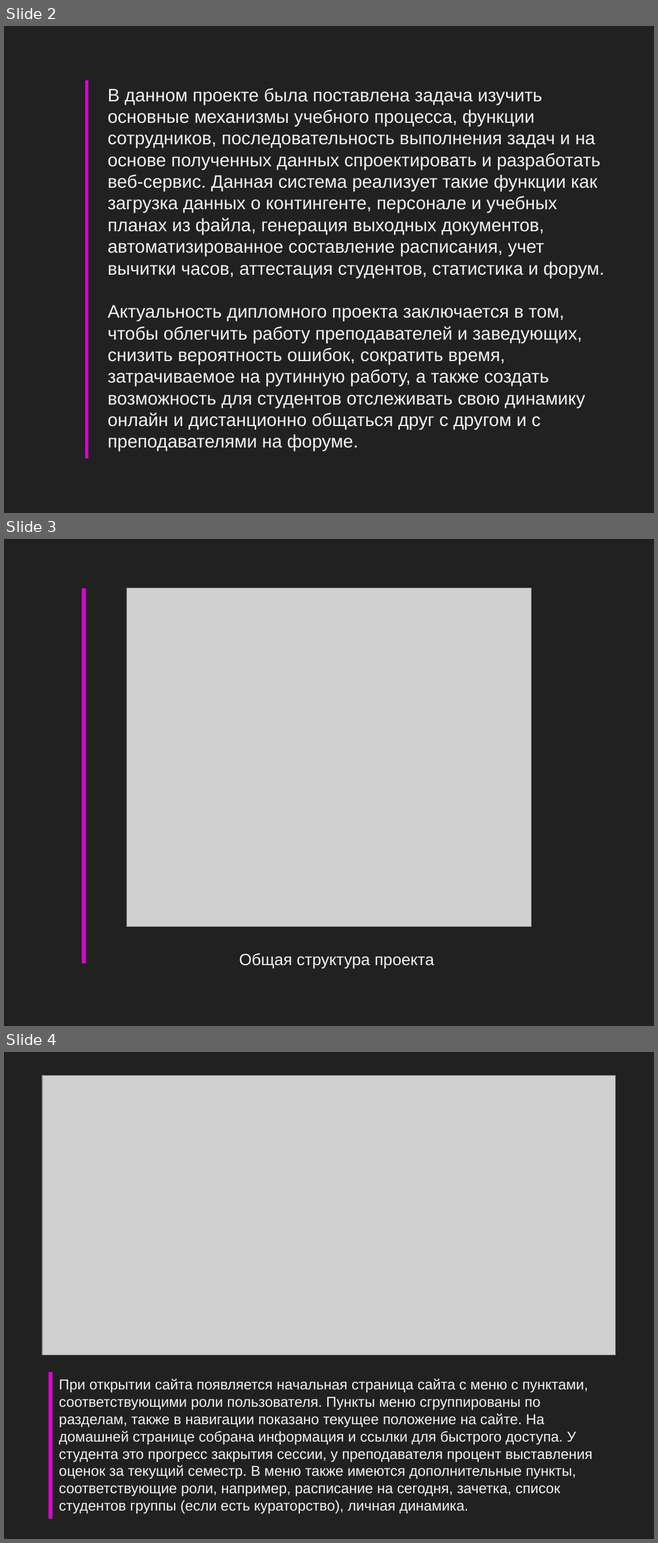
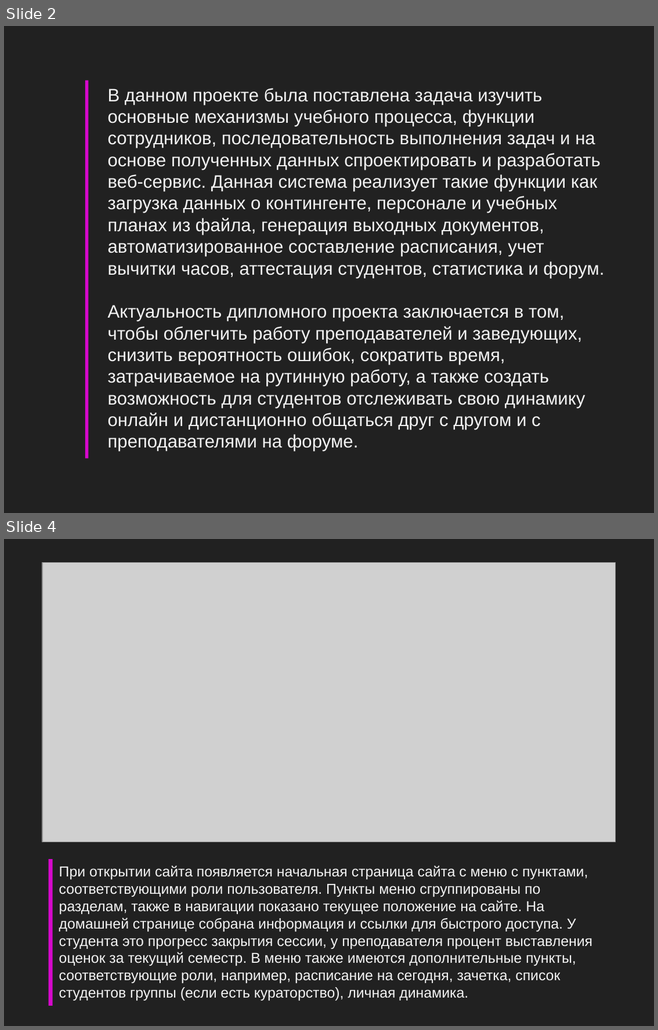
Before and after one commit to afanasyevadina/project, a slide deck: Разработка информационной системы колледжа.pptx. Shown one above the other, each under a label of ours: slides 2, 3 and 4 before the commit, slides 2 and 4 after it; the slides between them are not shown. The pictures are 658x1543 and 658x1030 pixels, drawn with LibreOffice and Linux fonts; fonts in the diff are those of the drawing; grey boxes stand for pictures. Boxes give left, top, right and bottom in pixels: in the first picture for what was removed or moved away, otherwise in the second. Text is boxed around its words. In the diff, an @@ line names an element or a change of style, - is before the commit and + after.

```diff
--- a/Разработка информационной системы колледжа.pptx
+++ b/Разработка информационной системы колледжа.pptx
@@ slide 3 removed at [4,539,654,1026], background #212121 @@
@@ rectangle removed at [82,588,86,964] @@
@@ picture removed at [127,588,531,927] @@
@@ text removed at [239,953,434,968] @@
-Общая структура проекта
```
Also in this commit, not shown: 2 slides changed, 1 slide added, 1 other slide removed, 22 other files.
